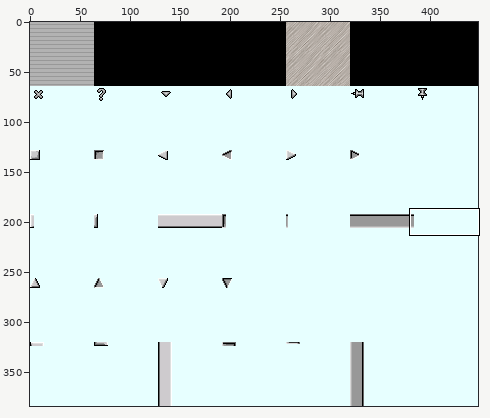
One commit to this sprite sheet: skins.src/skins.png. The picture above shows the old version from afar; the outline marks the close-up.
Close-up. Old version:
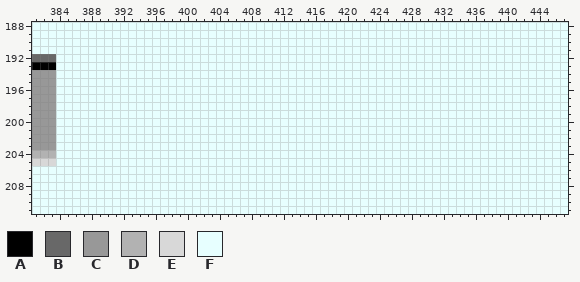
The file is 448x384 pixels. Colours within 5 levels of each other are drawn and written as one. Shown: x 381..447, y 188..211. The commit also changed other parts of the picture, which this record leaves out.
Palette (. is transparent): A #000000  B #686868  C #989898  D #b2b2b2  E #d8d8d8  F #e7ffff
Pixels before, first column x 381:
188 FFFFFFFFFFFFFFFFFFFFFFFFFFFFFFFFFFFFFFFFFFFFFFFFFFFFFFFFFFFFFFFFFFF
189 FFFFFFFFFFFFFFFFFFFFFFFFFFFFFFFFFFFFFFFFFFFFFFFFFFFFFFFFFFFFFFFFFFF
190 FFFFFFFFFFFFFFFFFFFFFFFFFFFFFFFFFFFFFFFFFFFFFFFFFFFFFFFFFFFFFFFFFFF
191 FFFFFFFFFFFFFFFFFFFFFFFFFFFFFFFFFFFFFFFFFFFFFFFFFFFFFFFFFFFFFFFFFFF
192 BBBFFFFFFFFFFFFFFFFFFFFFFFFFFFFFFFFFFFFFFFFFFFFFFFFFFFFFFFFFFFFFFFF
193 AAAFFFFFFFFFFFFFFFFFFFFFFFFFFFFFFFFFFFFFFFFFFFFFFFFFFFFFFFFFFFFFFFF
194 CCCFFFFFFFFFFFFFFFFFFFFFFFFFFFFFFFFFFFFFFFFFFFFFFFFFFFFFFFFFFFFFFFF
195 CCCFFFFFFFFFFFFFFFFFFFFFFFFFFFFFFFFFFFFFFFFFFFFFFFFFFFFFFFFFFFFFFFF
196 CCCFFFFFFFFFFFFFFFFFFFFFFFFFFFFFFFFFFFFFFFFFFFFFFFFFFFFFFFFFFFFFFFF
197 CCCFFFFFFFFFFFFFFFFFFFFFFFFFFFFFFFFFFFFFFFFFFFFFFFFFFFFFFFFFFFFFFFF
198 CCCFFFFFFFFFFFFFFFFFFFFFFFFFFFFFFFFFFFFFFFFFFFFFFFFFFFFFFFFFFFFFFFF
199 CCCFFFFFFFFFFFFFFFFFFFFFFFFFFFFFFFFFFFFFFFFFFFFFFFFFFFFFFFFFFFFFFFF
200 CCCFFFFFFFFFFFFFFFFFFFFFFFFFFFFFFFFFFFFFFFFFFFFFFFFFFFFFFFFFFFFFFFF
201 CCCFFFFFFFFFFFFFFFFFFFFFFFFFFFFFFFFFFFFFFFFFFFFFFFFFFFFFFFFFFFFFFFF
202 CCCFFFFFFFFFFFFFFFFFFFFFFFFFFFFFFFFFFFFFFFFFFFFFFFFFFFFFFFFFFFFFFFF
203 CCCFFFFFFFFFFFFFFFFFFFFFFFFFFFFFFFFFFFFFFFFFFFFFFFFFFFFFFFFFFFFFFFF
204 DDDFFFFFFFFFFFFFFFFFFFFFFFFFFFFFFFFFFFFFFFFFFFFFFFFFFFFFFFFFFFFFFFF
205 EEEFFFFFFFFFFFFFFFFFFFFFFFFFFFFFFFFFFFFFFFFFFFFFFFFFFFFFFFFFFFFFFFF
206 FFFFFFFFFFFFFFFFFFFFFFFFFFFFFFFFFFFFFFFFFFFFFFFFFFFFFFFFFFFFFFFFFFF
207 FFFFFFFFFFFFFFFFFFFFFFFFFFFFFFFFFFFFFFFFFFFFFFFFFFFFFFFFFFFFFFFFFFF
208 FFFFFFFFFFFFFFFFFFFFFFFFFFFFFFFFFFFFFFFFFFFFFFFFFFFFFFFFFFFFFFFFFFF
209 FFFFFFFFFFFFFFFFFFFFFFFFFFFFFFFFFFFFFFFFFFFFFFFFFFFFFFFFFFFFFFFFFFF
210 FFFFFFFFFFFFFFFFFFFFFFFFFFFFFFFFFFFFFFFFFFFFFFFFFFFFFFFFFFFFFFFFFFF
211 FFFFFFFFFFFFFFFFFFFFFFFFFFFFFFFFFFFFFFFFFFFFFFFFFFFFFFFFFFFFFFFFFFF
The result:
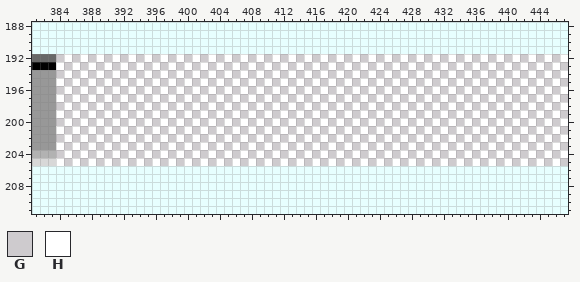
Colours new in this view: G #cecbce  H #ffffff
The exact change:
{"y":192,"x":384,"old":"FFFFFFFFFFFFFFFFFFFFFFFFFFFFFFFFFFFFFFFFFFFFFFFFFFFFFFFFFFFFFFFF","new":"GHGHGHGHGHGHGHGHGHGHGHGHGHGHGHGHGHGHGHGHGHGHGHGHGHGHGHGHGHGHGHGH"}
{"y":193,"x":384,"old":"FFFFFFFFFFFFFFFFFFFFFFFFFFFFFFFFFFFFFFFFFFFFFFFFFFFFFFFFFFFFFFFF","new":"HGHGHGHGHGHGHGHGHGHGHGHGHGHGHGHGHGHGHGHGHGHGHGHGHGHGHGHGHGHGHGHG"}
{"y":194,"x":384,"old":"FFFFFFFFFFFFFFFFFFFFFFFFFFFFFFFFFFFFFFFFFFFFFFFFFFFFFFFFFFFFFFFF","new":"GHGHGHGHGHGHGHGHGHGHGHGHGHGHGHGHGHGHGHGHGHGHGHGHGHGHGHGHGHGHGHGH"}
{"y":195,"x":384,"old":"FFFFFFFFFFFFFFFFFFFFFFFFFFFFFFFFFFFFFFFFFFFFFFFFFFFFFFFFFFFFFFFF","new":"HGHGHGHGHGHGHGHGHGHGHGHGHGHGHGHGHGHGHGHGHGHGHGHGHGHGHGHGHGHGHGHG"}
{"y":196,"x":384,"old":"FFFFFFFFFFFFFFFFFFFFFFFFFFFFFFFFFFFFFFFFFFFFFFFFFFFFFFFFFFFFFFFF","new":"GHGHGHGHGHGHGHGHGHGHGHGHGHGHGHGHGHGHGHGHGHGHGHGHGHGHGHGHGHGHGHGH"}
{"y":197,"x":384,"old":"FFFFFFFFFFFFFFFFFFFFFFFFFFFFFFFFFFFFFFFFFFFFFFFFFFFFFFFFFFFFFFFF","new":"HGHGHGHGHGHGHGHGHGHGHGHGHGHGHGHGHGHGHGHGHGHGHGHGHGHGHGHGHGHGHGHG"}
{"y":198,"x":384,"old":"FFFFFFFFFFFFFFFFFFFFFFFFFFFFFFFFFFFFFFFFFFFFFFFFFFFFFFFFFFFFFFFF","new":"GHGHGHGHGHGHGHGHGHGHGHGHGHGHGHGHGHGHGHGHGHGHGHGHGHGHGHGHGHGHGHGH"}
{"y":199,"x":384,"old":"FFFFFFFFFFFFFFFFFFFFFFFFFFFFFFFFFFFFFFFFFFFFFFFFFFFFFFFFFFFFFFFF","new":"HGHGHGHGHGHGHGHGHGHGHGHGHGHGHGHGHGHGHGHGHGHGHGHGHGHGHGHGHGHGHGHG"}
{"y":200,"x":384,"old":"FFFFFFFFFFFFFFFFFFFFFFFFFFFFFFFFFFFFFFFFFFFFFFFFFFFFFFFFFFFFFFFF","new":"GHGHGHGHGHGHGHGHGHGHGHGHGHGHGHGHGHGHGHGHGHGHGHGHGHGHGHGHGHGHGHGH"}
{"y":201,"x":384,"old":"FFFFFFFFFFFFFFFFFFFFFFFFFFFFFFFFFFFFFFFFFFFFFFFFFFFFFFFFFFFFFFFF","new":"HGHGHGHGHGHGHGHGHGHGHGHGHGHGHGHGHGHGHGHGHGHGHGHGHGHGHGHGHGHGHGHG"}
{"y":202,"x":384,"old":"FFFFFFFFFFFFFFFFFFFFFFFFFFFFFFFFFFFFFFFFFFFFFFFFFFFFFFFFFFFFFFFF","new":"GHGHGHGHGHGHGHGHGHGHGHGHGHGHGHGHGHGHGHGHGHGHGHGHGHGHGHGHGHGHGHGH"}
{"y":203,"x":384,"old":"FFFFFFFFFFFFFFFFFFFFFFFFFFFFFFFFFFFFFFFFFFFFFFFFFFFFFFFFFFFFFFFF","new":"HGHGHGHGHGHGHGHGHGHGHGHGHGHGHGHGHGHGHGHGHGHGHGHGHGHGHGHGHGHGHGHG"}
{"y":204,"x":384,"old":"FFFFFFFFFFFFFFFFFFFFFFFFFFFFFFFFFFFFFFFFFFFFFFFFFFFFFFFFFFFFFFFF","new":"GHGHGHGHGHGHGHGHGHGHGHGHGHGHGHGHGHGHGHGHGHGHGHGHGHGHGHGHGHGHGHGH"}
{"y":205,"x":384,"old":"FFFFFFFFFFFFFFFFFFFFFFFFFFFFFFFFFFFFFFFFFFFFFFFFFFFFFFFFFFFFFFFF","new":"HGHGHGHGHGHGHGHGHGHGHGHGHGHGHGHGHGHGHGHGHGHGHGHGHGHGHGHGHGHGHGHG"}
